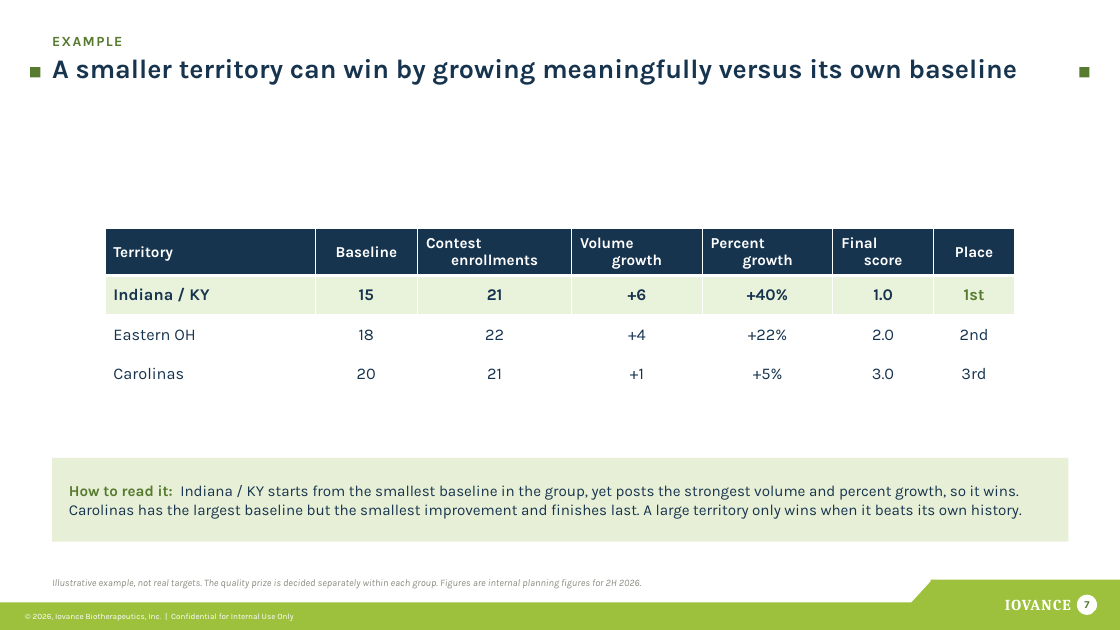
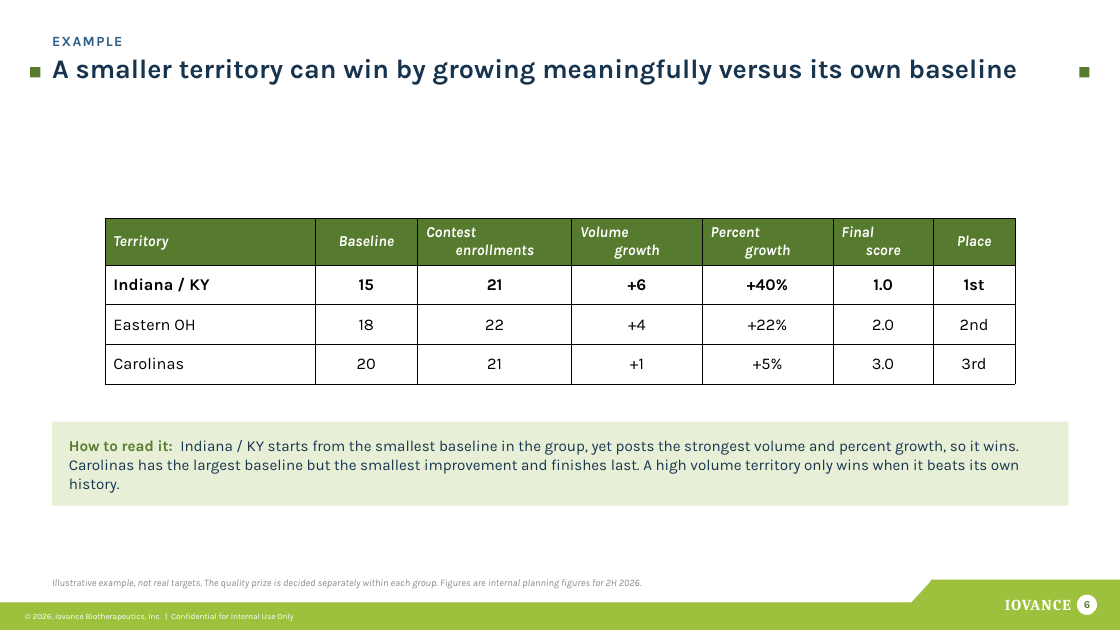
Before and after one commit to Mrnidhi/temp, a slide deck: slide 6 of 3Q Enrollment Contest - Pitch Deck_v2.pptx (slide 7 before the commit). Drawn at 1120x630 pixels with LibreOffice and Linux fonts; fonts in the diff are those of the drawing. Boxes give left, top, right and bottom in pixels: in the first picture for what was removed or moved away, otherwise in the second. Text is boxed around its words. In the diff, an @@ line names an element or a change of style, - is before the commit and + after.

Commit message:
Compress contest deck to 7 slides for the pitch
Cuts Design Principles and Operating Model (post-approval ops content,
not pitch material), adds the 24-territory baseline table, fixes
tier/quarter-notation/quality-prize inconsistencies, and drops the
older non-v2 build.

```diff
--- a/3Q Enrollment Contest - Pitch Deck_v2.pptx
+++ b/3Q Enrollment Contest - Pitch Deck_v2.pptx
@@ text "EXAMPLE" at (52, 37, 122, 46): text colour #567A2E to #2F5D8A @@
@@ table at (105, 218, 1015, 384) @@
@@ fill #17344F to #567A2E in row 1 @@
@@ fill #E9F2DA to #FFFFFF in row 2 @@
@@ italic on in "Territory", "Baseline", "Contest enrollments", "Volume growth" and 3 more places @@
@@ text colour #17344F to #000000 in "Indiana / KY", "15", "21", "+6" and 16 more places @@
@@ text colour #567A2E to #000000 in "1st" @@
@@ borders changed @@
@@ table: place and size @@
-table at (105, 229, 1015, 394)
+table at (105, 218, 1015, 384)
@@ rectangle: place and size @@
-rectangle at (52, 458, 1069, 542)
+rectangle at (52, 422, 1069, 506)
@@ text at (69, 440, 1019, 493): text changed @@
-How to read it: Indiana / KY starts from the smallest baseline in the group, yet posts the strongest volume and percent growth, so it wins. Carolinas has the largest baseline but the smallest improvement and finishes last. A large territory only wins when it beats its own history.
+How to read it: Indiana / KY starts from the smallest baseline in the group, yet posts the strongest volume and percent growth, so it wins. Carolinas has the largest baseline but the smallest improvement and finishes last. A high volume territory only wins when it beats its own history.
@@ text at (1084, 601, 1090, 608): text changed @@
-7
+6
```
Also in this commit, not shown: 5 other slides changed, 1 slide added, 4 slides removed, 4 other files.
